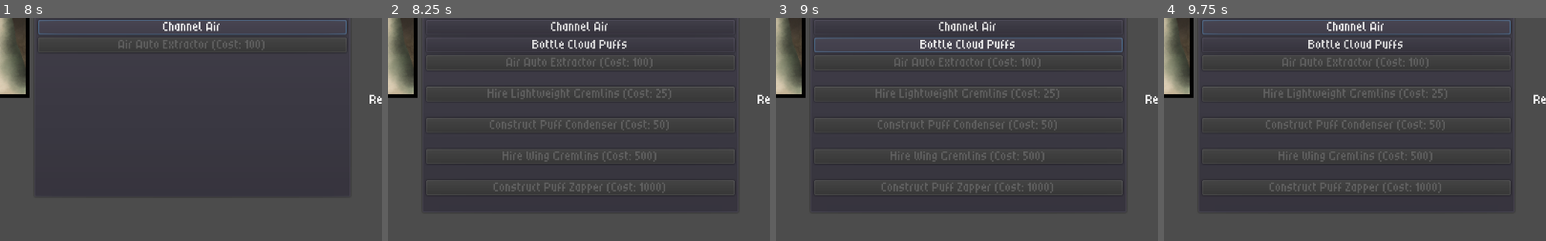
Above: before the commit, frames 1-4 (left to right).
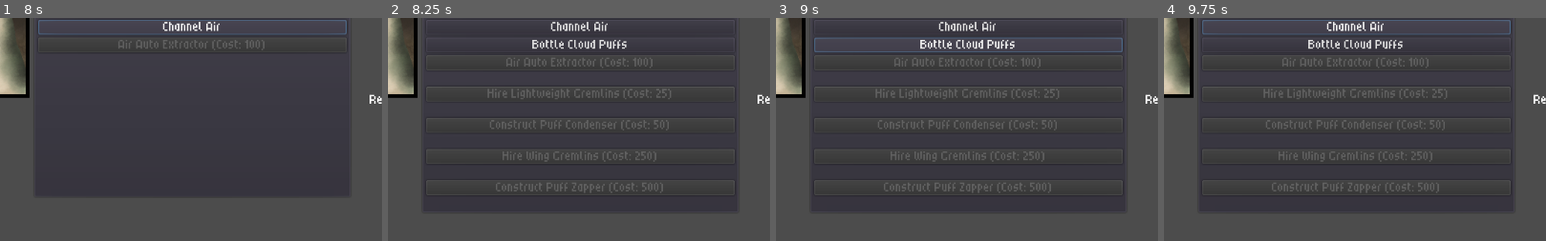
Above: after the commit, the same moments.

Repository: Kevin-Mortimer-19/Spellwarp
Game: Godot game, scene res://Scenes/Dimension.tscn
Two runs of this game, one before a commit and one after it. Both use one fixed random seed, a clock stepped at 60 frames per second and the inputs below.
Inputs:
- Up to frame 1 (8 s): click "Efficient Warping (Cost: 5)" at 0.5 s; click "Distance Warping (Cost: 10)" at 1.25 s; click "Prosperous Warping (Cost: 10)" at 2 s; click "Offensive Spellcasting (Cost:…" at 2.75 s; click "Defensive Spellcasting (Cost:…" at 3.5 s; click "Efficient Spellcasting (Cost:…" at 4.25 s; click "Advanced Production (Cost: 1)" at 5 s; click "Speedy Gremlins (Cost: 10)" at 5.75 s; click "Powerful Extractors (Cost: 10)" at 6.5 s; click "Channel Air" at 7.25 s
- Up to frame 2 (8.25 s): click "WARP SPEED" at 8 s
- Up to frame 3 (9 s): click "Bottle Cloud Puffs" at 8.75 s
- Up to frame 4 (9.75 s): click "Channel Air" at 9.5 s
The pictures show only the part of the screen within x 23-73%, y 46-96%; the shares and areas given below are measured in that part.

Frame 1 is identical in both runs. In frame 2, 0.6% of the frame differs, in the area x 27-73%, y 59-79%; in frame 3, 0.6%; in frame 4, 0.6%.

Commit message:
slight number adjustments

Diff:
--- a/Scripts/PassiveController.gd
+++ b/Scripts/PassiveController.gd
@@ -123,12 +123,11 @@
 	# Object's name
 	# Type of resource produced
 	#
-
 	air_passive_0 = resource_creator.new(100, 1, 1, air_button_0, air_timer_0, air_label_0, "Air Auto Extractor", list.RES.AIR)
 	air_passive_1 = resource_creator.new(25, 10, 10, air_button_1, air_timer_1, air_label_1, "Hire Lightweight Gremlins", list.RES.SUBAIR)
 	air_passive_2 = resource_creator.new(50, 1, 1, air_button_2, air_timer_2, air_label_2, "Construct Puff Condenser", list.RES.AIR)
-	air_passive_3 = resource_creator.new(500, 100, 10, air_button_3, air_timer_3, air_label_3, "Hire Wing Gremlins", list.RES.SUBAIR)
-	air_passive_4 = resource_creator.new(1000, 10, 1, air_button_4, air_timer_4, air_label_4, "Construct Puff Zapper", list.RES.AIR)
+	air_passive_3 = resource_creator.new(250, 100, 10, air_button_3, air_timer_3, air_label_3, "Hire Wing Gremlins", list.RES.SUBAIR)
+	air_passive_4 = resource_creator.new(500, 10, 1, air_button_4, air_timer_4, air_label_4, "Construct Puff Zapper", list.RES.AIR)
 
 
 	all_passives.append(air_passive_0)
@@ -141,8 +140,8 @@
 	earth_passive_0 = resource_creator.new(100, 1, 1, earth_button_0, earth_timer_0, earth_label_0, "Earth Auto Extractor", list.RES.EARTH)
 	earth_passive_1 = resource_creator.new(25, 10, 10, earth_button_1, earth_timer_1, earth_label_1, "Hire Mining Gremlins", list.RES.SUBEARTH)
 	earth_passive_2 = resource_creator.new(50, 1, 1, earth_button_2, earth_timer_2, earth_label_2, "Construct Chunk Breaker", list.RES.EARTH)
-	earth_passive_3 = resource_creator.new(500, 100, 10, earth_button_3, earth_timer_3, earth_label_3, "Hire Crag Gremlins", list.RES.SUBEARTH)
-	earth_passive_4 = resource_creator.new(1000, 10, 1, earth_button_4, earth_timer_4, earth_label_4, "Construct Chunk Grinder", list.RES.EARTH)
+	earth_passive_3 = resource_creator.new(250, 100, 10, earth_button_3, earth_timer_3, earth_label_3, "Hire Crag Gremlins", list.RES.SUBEARTH)
+	earth_passive_4 = resource_creator.new(500, 10, 1, earth_button_4, earth_timer_4, earth_label_4, "Construct Chunk Grinder", list.RES.EARTH)
 
 	all_passives.append(earth_passive_0)
 	all_passives.append(earth_passive_1)
@@ -153,8 +152,8 @@
 	fire_passive_0 = resource_creator.new(100, 1, 1, fire_button_0, fire_timer_0, fire_label_0, "Fire Auto Extractor", list.RES.FIRE)
 	fire_passive_1 = resource_creator.new(25, 10, 10, fire_button_1, fire_timer_1, fire_label_1,  "Hire Gathering Gremlins", list.RES.SUBFIRE)
 	fire_passive_2 = resource_creator.new(50, 1, 1, fire_button_2, fire_timer_2, fire_label_2, "Construct Rose Mixer", list.RES.FIRE)
-	fire_passive_3 = resource_creator.new(500, 100, 10, fire_button_3, fire_timer_3, fire_label_3,  "Hire Fireproof Gremlins", list.RES.SUBFIRE)
-	fire_passive_4 = resource_creator.new(1000, 10, 1, fire_button_4, fire_timer_4, fire_label_4, "Construct Rose Centrifuge", list.RES.FIRE)
+	fire_passive_3 = resource_creator.new(250, 100, 10, fire_button_3, fire_timer_3, fire_label_3,  "Hire Fireproof Gremlins", list.RES.SUBFIRE)
+	fire_passive_4 = resource_creator.new(500, 10, 1, fire_button_4, fire_timer_4, fire_label_4, "Construct Rose Centrifuge", list.RES.FIRE)
 
 	all_passives.append(fire_passive_0)
 	all_passives.append(fire_passive_1)
@@ -165,8 +164,8 @@
 	water_passive_0 = resource_creator.new(100, 1, 1, water_button_0, water_timer_0, water_label_0, "Water Auto Extactor", list.RES.WATER)
 	water_passive_1 = resource_creator.new(25, 10, 10, water_button_1, water_timer_1, water_label_1, "Hire Snorkeling Gremlins", list.RES.SUBWATER)
 	water_passive_2 = resource_creator.new(50, 1, 1, water_button_2, water_timer_2, water_label_2, "Construct Crystal Crushers", list.RES.WATER)
-	water_passive_3 = resource_creator.new(500, 100, 10, water_button_3, water_timer_3, water_label_3, "Hire Amphibious Gremlins", list.RES.SUBWATER)
-	water_passive_4 = resource_creator.new(1000, 10, 1, water_button_4, water_timer_4, water_label_4, "Construct Crystal Pulverizer", list.RES.WATER)
+	water_passive_3 = resource_creator.new(250, 100, 10, water_button_3, water_timer_3, water_label_3, "Hire Amphibious Gremlins", list.RES.SUBWATER)
+	water_passive_4 = resource_creator.new(500, 10, 1, water_button_4, water_timer_4, water_label_4, "Construct Crystal Pulverizer", list.RES.WATER)
 
 	all_passives.append(water_passive_0)
 	all_passives.append(water_passive_1)
